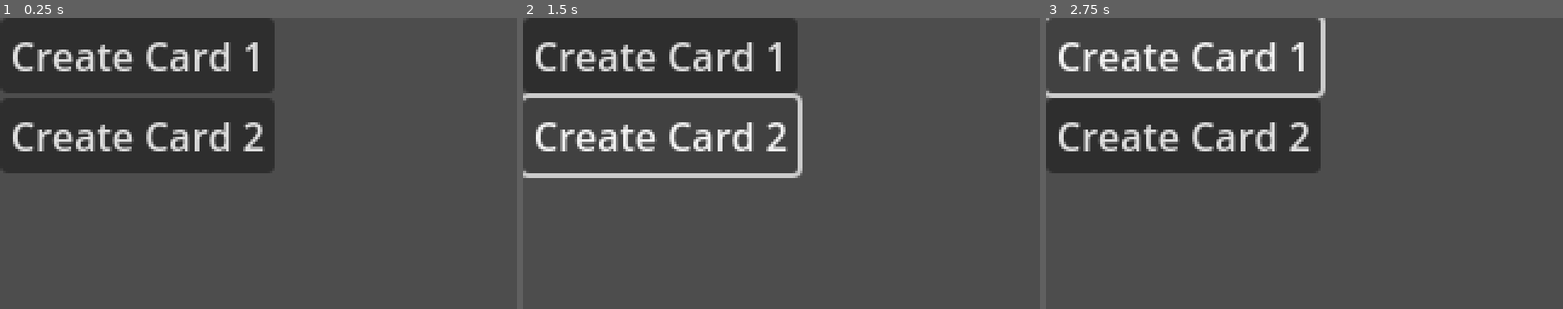
Above: before the commit, frames 1-3 (left to right).
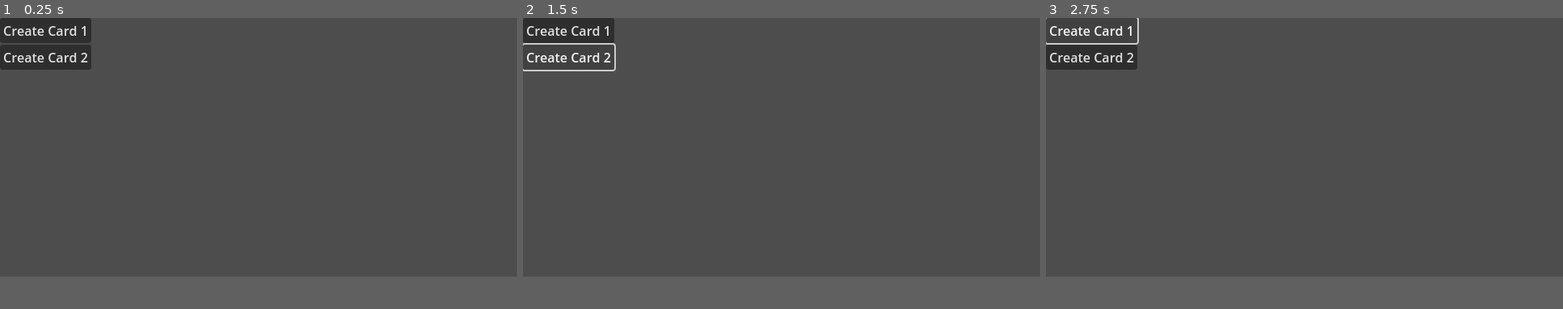
Above: after the commit, the same moments.

Repository: zcbntr/bucinum
Game: Godot game, scene res://scenes/deck_and_hand.tscn
The game is run twice, just before and just after one commit, with the same random seed, the same clock (stepped at 60 frames per second) and the same inputs.
Inputs:
- Up to frame 1 (0.25 s): no input
- Up to frame 2 (1.5 s): click "Create Card 1" at 0.5 s; click "Create Card 2" at 1.25 s
- Up to frame 3 (2.75 s): click "Create Card 1" at 2 s
In our replay, the window is 640x360 before the commit and 640x320 after it. These sizes can differ from the game's own. Grey fills any space a smaller window leaves; there, only what the larger window draws over its background counts as a difference.

The runs differ from the first frame. In frame 1, 24% of the frame differs, in the area x 0-54%, y 0-54%; in frame 2, 15%; in frame 3, 17%.
Error before the commit: Cannot call method 'get_text' on a null value. (res://scripts/card.gd:45)

Commit message:
Adjust hand position

Diff:
--- a/project.godot
+++ b/project.godot
@@ -18,9 +18,8 @@
 [display]
 
 window/size/viewport_width=640
-window/size/viewport_height=360
+window/size/viewport_height=320
 window/stretch/mode="viewport"
-window/stretch/scale=3.0
 window/stretch/scale_mode="integer"
 
 [rendering]
--- a/scenes/deck_and_hand.tscn
+++ b/scenes/deck_and_hand.tscn
@@ -9,7 +9,7 @@
 [node name="CanvasLayer" type="CanvasLayer" parent="."]
 
 [node name="Hand" parent="CanvasLayer" instance=ExtResource("2_dkyec")]
-position = Vector2(412, 110)
+position = Vector2(313, 234)
 max_card_spread_angle = 5.0
 
 [node name="CreateCard1Button" type="Button" parent="."]
--- a/scenes/hand.tscn
+++ b/scenes/hand.tscn
@@ -1,7 +1,6 @@
-[gd_scene load_steps=4 format=3 uid="uid://dy07wyrkm50l"]
+[gd_scene load_steps=3 format=3 uid="uid://dy07wyrkm50l"]
 
 [ext_resource type="Script" path="res://scripts/hand.gd" id="1_7xxif"]
-[ext_resource type="Script" path="res://scripts/card.gd" id="1_21617"]
 
 [sub_resource type="CircleShape2D" id="CircleShape2D_kacww"]
 radius = 1000.0
@@ -10,5 +9,5 @@
 script = ExtResource("1_7xxif")
 
 [node name="DebugCircle" type="CollisionShape2D" parent="."]
+position = Vector2(0, 990)
 shape = SubResource("CircleShape2D_kacww")
-script = ExtResource("1_21617")
--- a/scripts/card.gd
+++ b/scripts/card.gd
@@ -14,15 +14,13 @@
 
 # Called when the node enters the scene tree for the first time.
 func _ready() -> void:
-	set_values(card_name, card_description, card_cost, card_damage)
-	visible = false
+	set_values("Card Name", "Card Description", 1, 2)
 
 func set_values(_name: String, _description: String, _cost: int, _damage: int) -> void:
 	card_name = _name
 	card_description = _description
 	card_cost = _cost
 	card_damage = _damage
-	update_card_graphics()
 
 func set_card_name(_name: String) -> void:
 	card_name = _name
@@ -38,9 +36,10 @@
 
 func set_card_description(_description: String) -> void:
 	card_description = _description
-	update_card_graphics
+	update_card_graphics()
 
 # Syncs the card's graphics with the card's data
+# Should only be run once the card is added to the scene tree otherwise the labels will be null
 func update_card_graphics() -> void:
 	if cost_lbl.get_text() != str(card_cost):
 		cost_lbl.set_text(str(card_cost))
--- a/scripts/deck_and_hand.gd
+++ b/scripts/deck_and_hand.gd
@@ -16,15 +16,12 @@
 
 func _on_create_card_1_button_pressed() -> void:
 	var card = card_scene.instantiate()
+	card.set_values("Card 1", "Card 1 Description", 1, 2)
 	hand.add_card(card)
 
 
 
 func _on_create_card_2_button_pressed() -> void:
 	var card = card_scene.instantiate()
-	spawn_point.add_child(card)
-	card.set_card_name("Card 2")
-	card.set_card_cost(2)
-	card.set_card_damage(2)
-	card.set_card_description("Card 2 Description")
-	card.visible = true
+	card.set_values("Card 2", "Card 2 Description", 2, 3)
+	hand.add_card(card)
